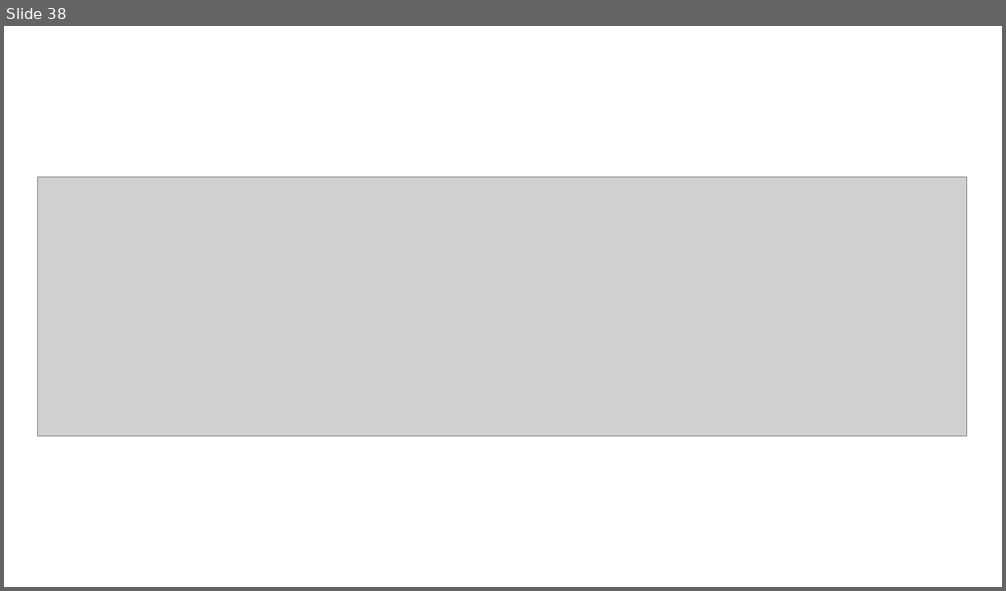
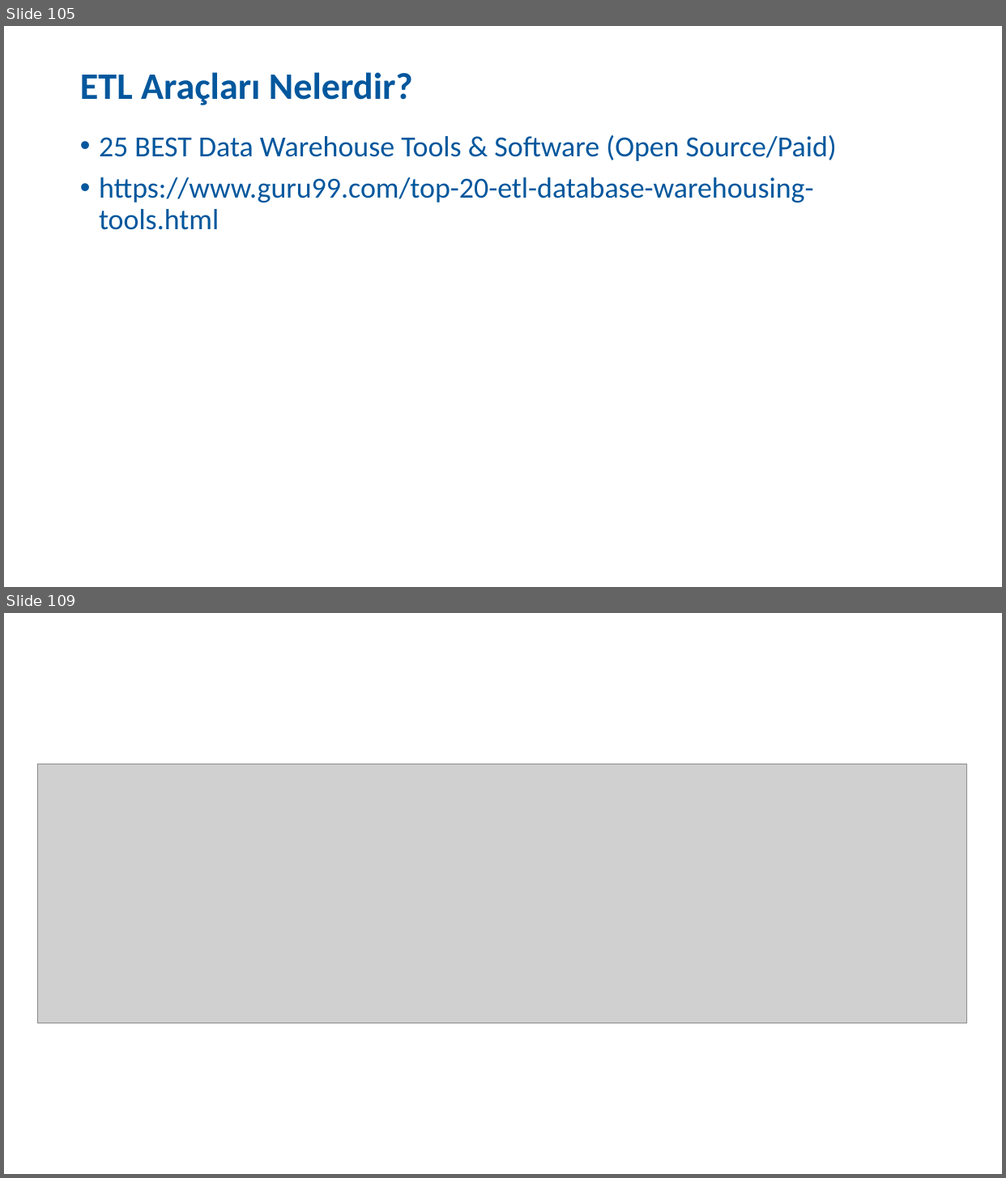
Before and after one commit to SevdanurGENC/Data-Modeling-Techniques-Lecture-Notes, a slide deck: Slides/VeriModellemeTeknikleri02Gun.pptx. Shown one above the other, each under a label of ours: slide 38 before the commit, slides 105 and 109 after it; the slides between them are not shown. The pictures are 1006x591 and 1006x1178 pixels, drawn with LibreOffice and Linux fonts; fonts in the diff are those of the drawing; grey boxes stand for pictures. Boxes give left, top, right and bottom in pixels: in the first picture for what was removed or moved away, otherwise in the second. Text is boxed around its words. In the diff, an @@ line names an element or a change of style, - is before the commit and + after.

```diff
--- a/Slides/VeriModellemeTeknikleri02Gun.pptx
+++ b/Slides/VeriModellemeTeknikleri02Gun.pptx
@@ slide 105 added at bbox=[4, 26, 1002, 587], background #FFFFFF @@
@@ title added at bbox=[80, 72, 413, 105], 36 pt, text #03579D, bold @@
+ETL Araçları Nelerdir?
@@ text added at bbox=[99, 135, 837, 230], 28 pt, text #03579D @@
+• 25 BEST Data Warehouse Tools & Software (Open Source/Paid)
+• https://www.guru99.com/top-20-etl-database-warehousing-tools.html
@@ what was slide 38 is now slide 109 @@
```
Also in this commit, not shown: 15 slides changed, 84 other slides added, 14 slides removed.
